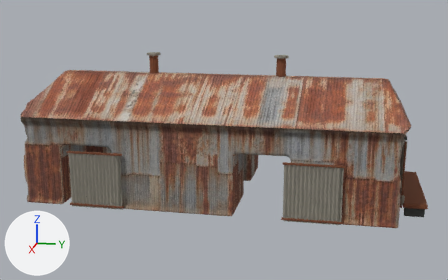
A saved change to the glTF model public/assets/models/wasteland/town/works.glb.
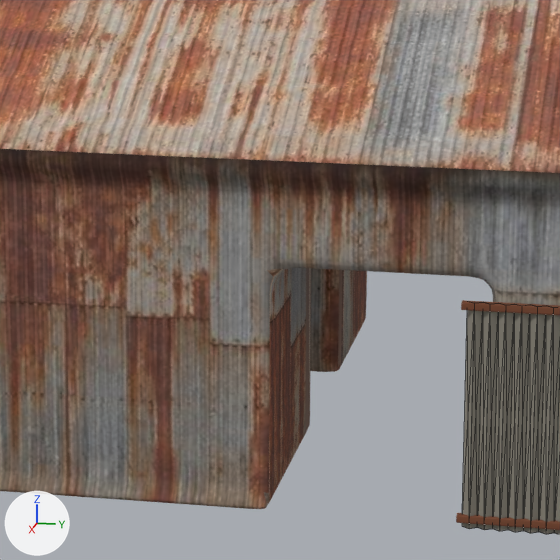
Each version is shown whole from a camera (50 mm lens) standing at (34.21, 7.13, 11.44) and looking at (0.86, 0.46, 3.1), then close up on the part from 36% to 69% of the width and 30% to 82% of the height. Arrows for +X, +Y and +Z are at lower left; the lights stay in place. The last two pictures show the newer version. The close-ups show mesh edges as thin lines. Where no turn or scale is listed for an object, it has been applied to the vertices.

Names of what the first close-up shows: 'warehouse-side-door-1-1', 'warehouse-side-door-frame-1-1-0.12', 'warehouse-side-door-frame-1-1-3.0', 'warehouse:body'.
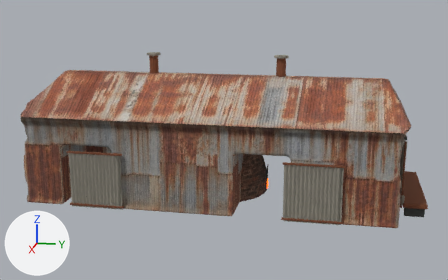
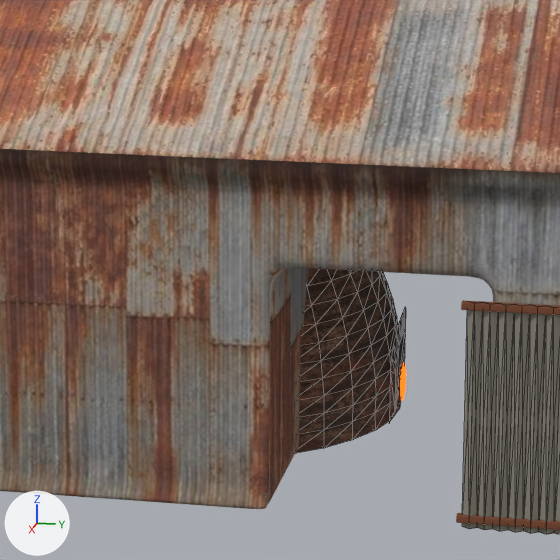
Pixel boxes [x1, y1, x2, y2] of what changed, in the close-ups (560 x 560 px):
'kiln-dome-brick-shell', added (brown)
    after: [296, 268, 401, 453]
'kiln-arched-firedoor-photo', added
    after: [389, 307, 406, 423]

Edits to the bpy script that builds the scene:
```text
Add img_kiln_door:
    img_kiln_door = load_image('kiln-door', '_unpacked/kiln-door', 1024, 683, 'sRGB')
Add img_kiln_dome_side:
    img_kiln_dome_side = load_image('kiln-dome-side', '_unpacked/kiln-dome-side', 1024, 683, 'sRGB')
Add img_kiln_dome_top:
    img_kiln_dome_top = load_image('kiln-dome-top', '_unpacked/kiln-dome-top', 1024, 683, 'sRGB')
Add mat_kiln___fire_glow:
    mat_kiln___fire_glow = principled_material('Kiln / fire glow')
    mat_kiln___fire_glow.base_color = (0.0, 0.0, 0.0)  # black #000000
    mat_kiln___fire_glow.metallic = 1.0
    mat_kiln___fire_glow.roughness = 1.0
    mat_kiln___fire_glow.emission_color = (1.0, 0.12, 0.008)  # orange #ff6116
    mat_kiln___fire_glow.emission_strength = 2.5
Add mat_photo___kiln_door:
    mat_photo___kiln_door = principled_material('Photo / kiln-door')
    mat_photo___kiln_door.texture = img_kiln_door
    mat_photo___kiln_door.roughness = 0.9
Add mat_photo___kiln_dome_side:
    mat_photo___kiln_dome_side = principled_material('Photo / kiln-dome-side')
    mat_photo___kiln_dome_side.texture = img_kiln_dome_side
    mat_photo___kiln_dome_side.roughness = 0.9
Add mat_photo___kiln_dome_top:
    mat_photo___kiln_dome_top = principled_material('Photo / kiln-dome-top')
    mat_photo___kiln_dome_top.texture = img_kiln_dome_top
    mat_photo___kiln_dome_top.roughness = 0.9
Add me_sphere_028:
    me_sphere_028.from_pydata(...)  # a UV sphere (12 segments, 8 rings, poles along z) spanning x -0.26..0.26, y -0.035..0.035, z -0.3..0.3
    me_sphere_028.materials.append(mat_kiln___fire_glow)  # black #000000, glowing orange #ff6116
Add me_kiln_arched_firedoor_photo:
    me_kiln_arched_firedoor_photo.from_pydata(...)  # 30 vertices, 43 faces; spans x -0.74..0.74, y 2.76..2.86, z 0.0..1.56
    me_kiln_arched_firedoor_photo.materials.append(mat_photo___kiln_door)  # picture img_kiln_door
Add me_kiln_dome_brick_shell:
    me_kiln_dome_brick_shell.from_pydata(...)  # 530 vertices, 1024 faces; spans x -2.82..2.82, y -2.82..2.82, z 0.0..3.81
    # faces by material slot: [992, 32]
    me_kiln_dome_brick_shell.materials.append(mat_photo___kiln_dome_side)  # picture img_kiln_dome_side
    me_kiln_dome_brick_shell.materials.append(mat_photo___kiln_dome_top)  # picture img_kiln_dome_top
Add ob_kiln_door_fire_glow:
    ob_kiln_door_fire_glow = bpy.data.objects.new('kiln-door-fire-glow', me_sphere_028)
    ob_kiln_door_fire_glow.location = (0.0, 2.86, 0.42)
Add ob_kiln_arched_firedoor_photo:
    ob_kiln_arched_firedoor_photo = bpy.data.objects.new('kiln-arched-firedoor-photo', me_kiln_arched_firedoor_photo)
    ob_kiln_arched_firedoor_photo.location = (0.0, 0.0, 0.0)
Add ob_kiln_dome_brick_shell:
    ob_kiln_dome_brick_shell = bpy.data.objects.new('kiln-dome-brick-shell', me_kiln_dome_brick_shell)
    ob_kiln_dome_brick_shell.location = (0.0, 0.0, 0.0)
```
